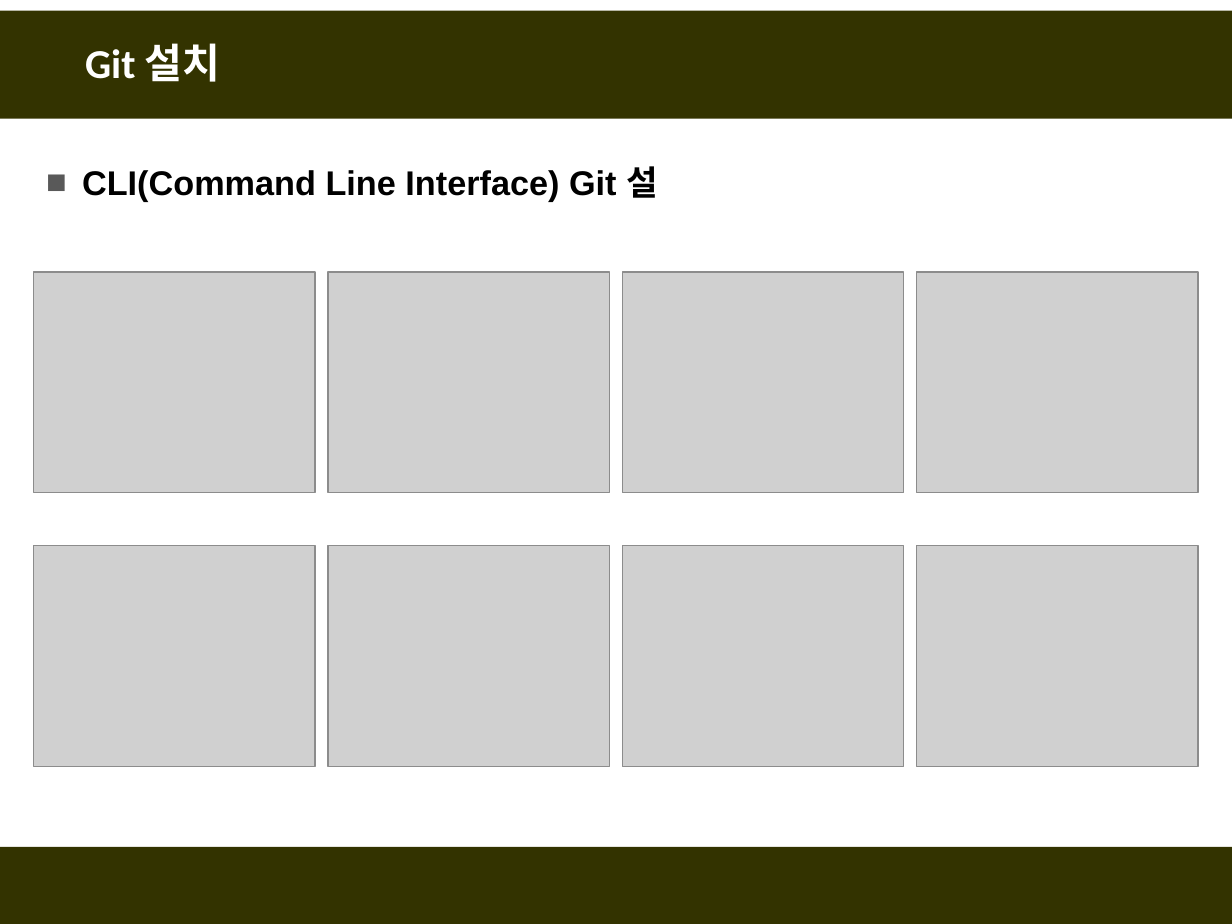
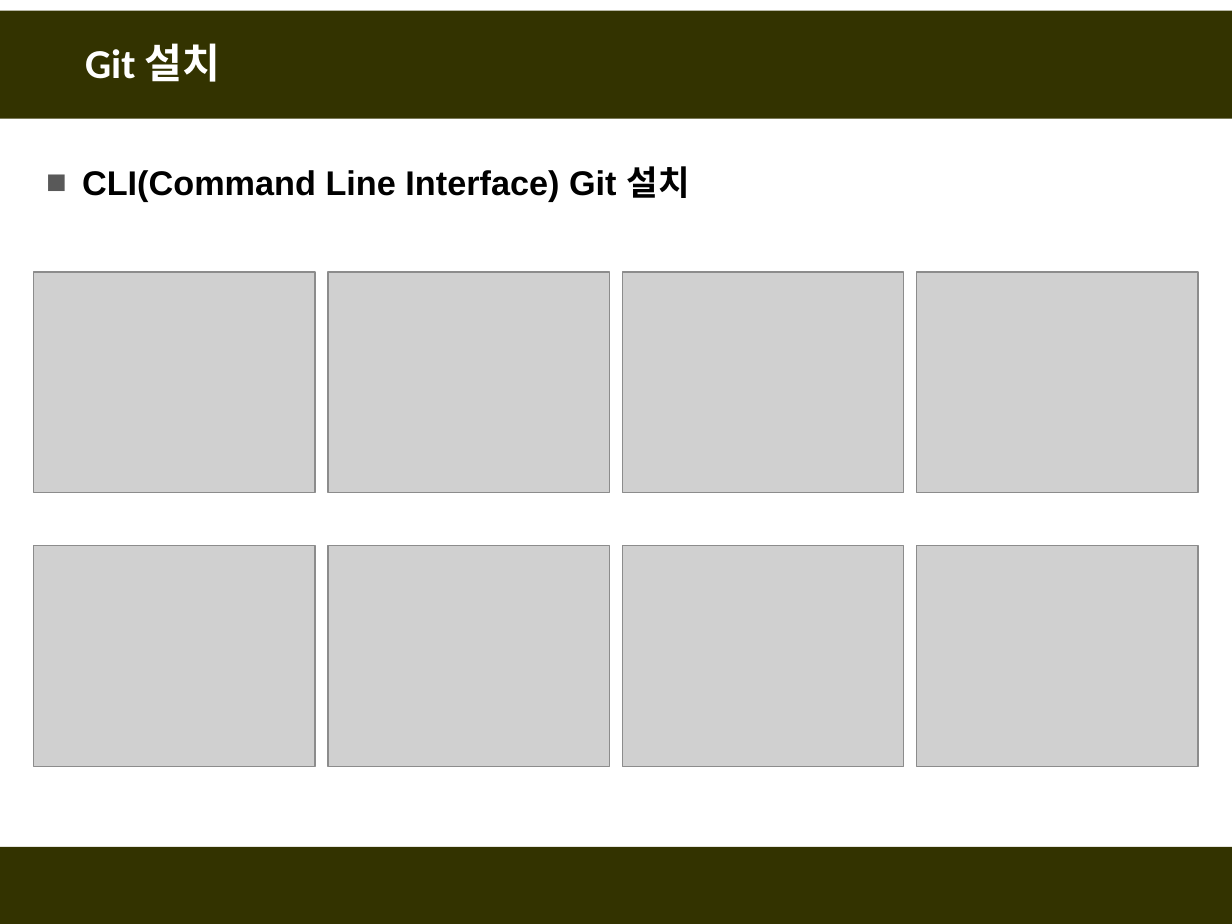
Before and after one commit to fasthill/github-lecture, a slide deck: slide 7 of git및github첫걸음.pptx. Drawn at 1232x924 pixels with LibreOffice and Linux fonts; fonts in the diff are those of the drawing; grey boxes stand for pictures. Boxes give left, top, right and bottom in pixels: in the first picture for what was removed or moved away, otherwise in the second. Text is boxed around its words. In the diff, an @@ line names an element or a change of style, - is before the commit and + after.

```diff
--- a/git및github첫걸음.pptx
+++ b/git및github첫걸음.pptx
@@ text at <box>82,166,690,202</box>: text changed @@
-■ CLI(Command Line Interface) Git 설
+■ CLI(Command Line Interface) Git 설치
```
Also in this commit, not shown: 25 other slides changed, 19 slides added, 1 slide removed.
